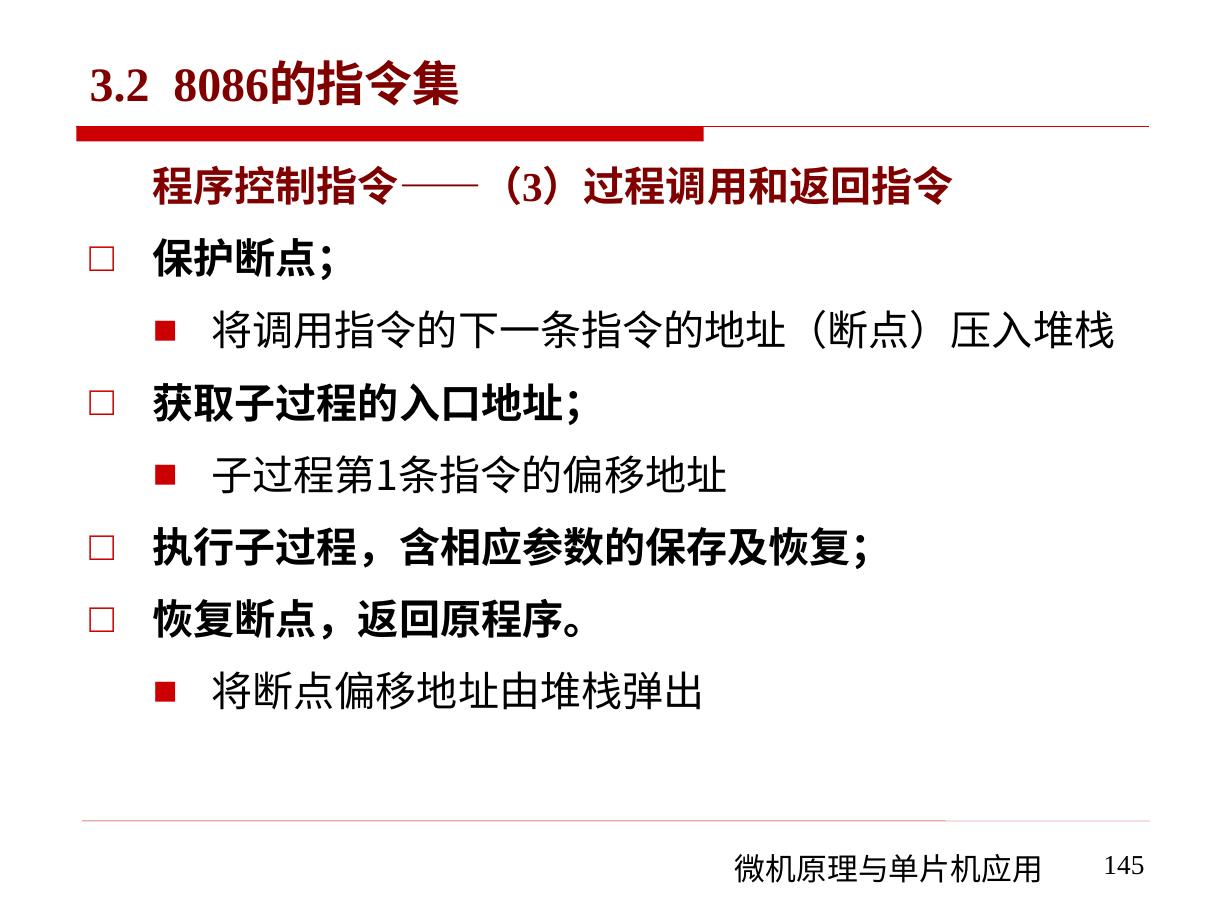
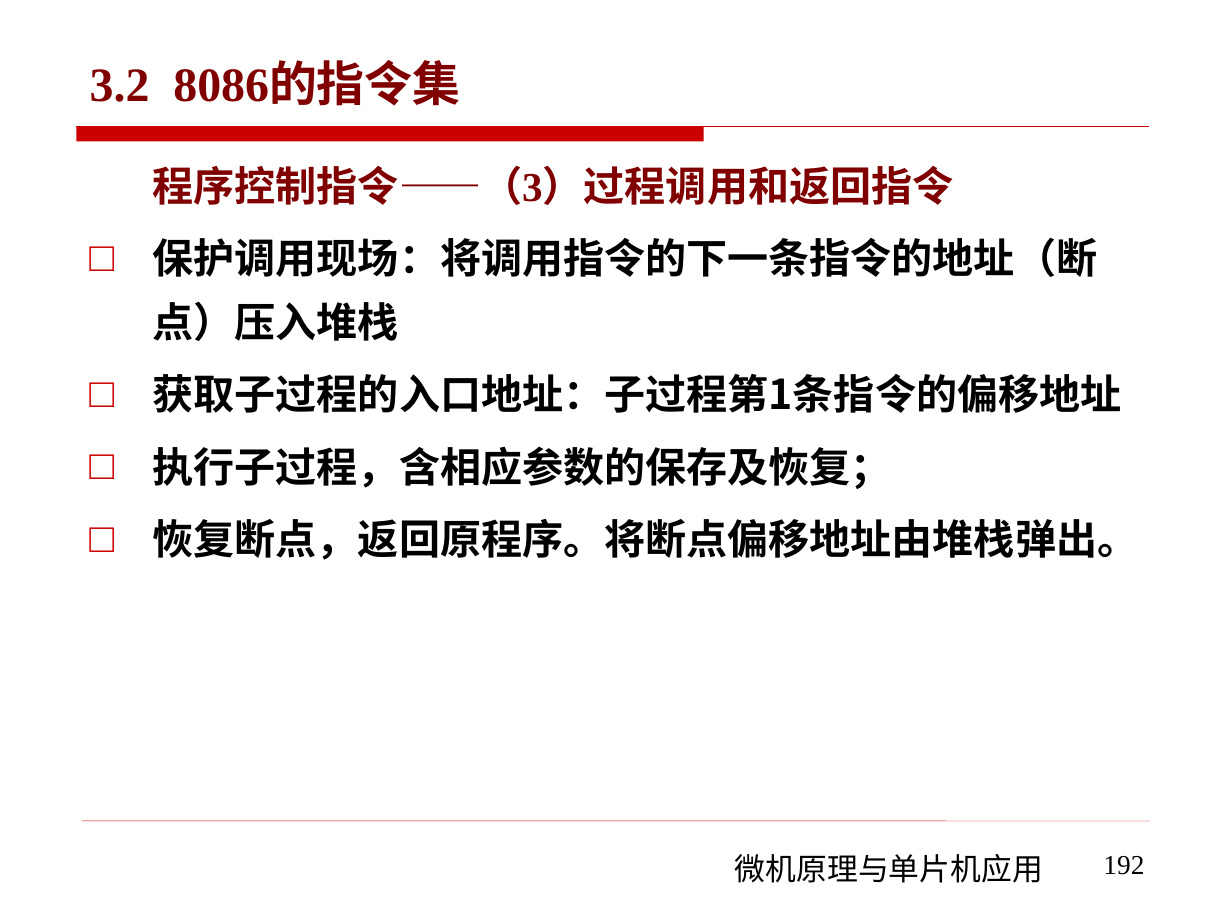
Before and after one commit to rshouc/Microcomputer, a slide deck: slide 192 of PPT/The Principle of Microcomputer/第三章 微机原理（8086的指令系统-指令集).pptx (slide 145 before the commit). Drawn at 1232x924 pixels with LibreOffice and Linux fonts; fonts in the diff are those of the drawing; background and template pictures are left out. Boxes give left, top, right and bottom in pixels: in the first picture for what was removed or moved away, otherwise in the second. Text is boxed around its words. In the diff, an @@ line names an element or a change of style, - is before the commit and + after.

```diff
--- a/PPT/The Principle of Microcomputer/第三章 微机原理（8086的指令系统-指令集).pptx
+++ b/PPT/The Principle of Microcomputer/第三章 微机原理（8086的指令系统-指令集).pptx
@@ text at (153, 237, 1122, 413): text changed @@
-□ 保护断点；
-  ■ 将调用指令的下一条指令的地址（断点）压入堆栈
-□ 获取子过程的入口地址；
-  ■ 子过程第1条指令的偏移地址
+□ 保护调用现场：将调用指令的下一条指令的地址（断点）压入堆栈
+□ 获取子过程的入口地址：子过程第1条指令的偏移地址
@@ text at (153, 519, 1139, 560): text changed @@
-□ 恢复断点，返回原程序。
-  ■ 将断点偏移地址由堆栈弹出
+□ 恢复断点，返回原程序。将断点偏移地址由堆栈弹出。
@@ page number at (1103, 856, 1144, 875): text changed @@
-145
+192
```
Also in this commit, not shown: 35 other slides changed, 54 slides added, 3 slides removed, 7 other files.
